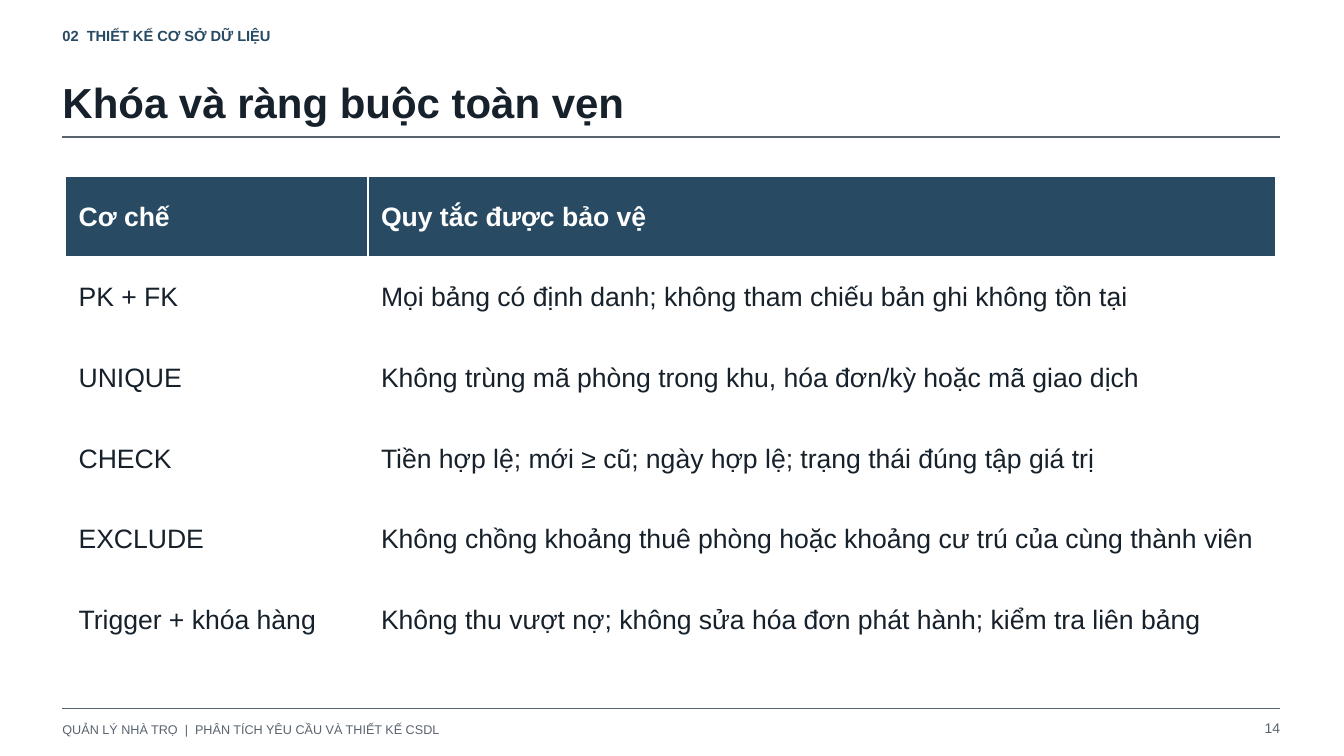
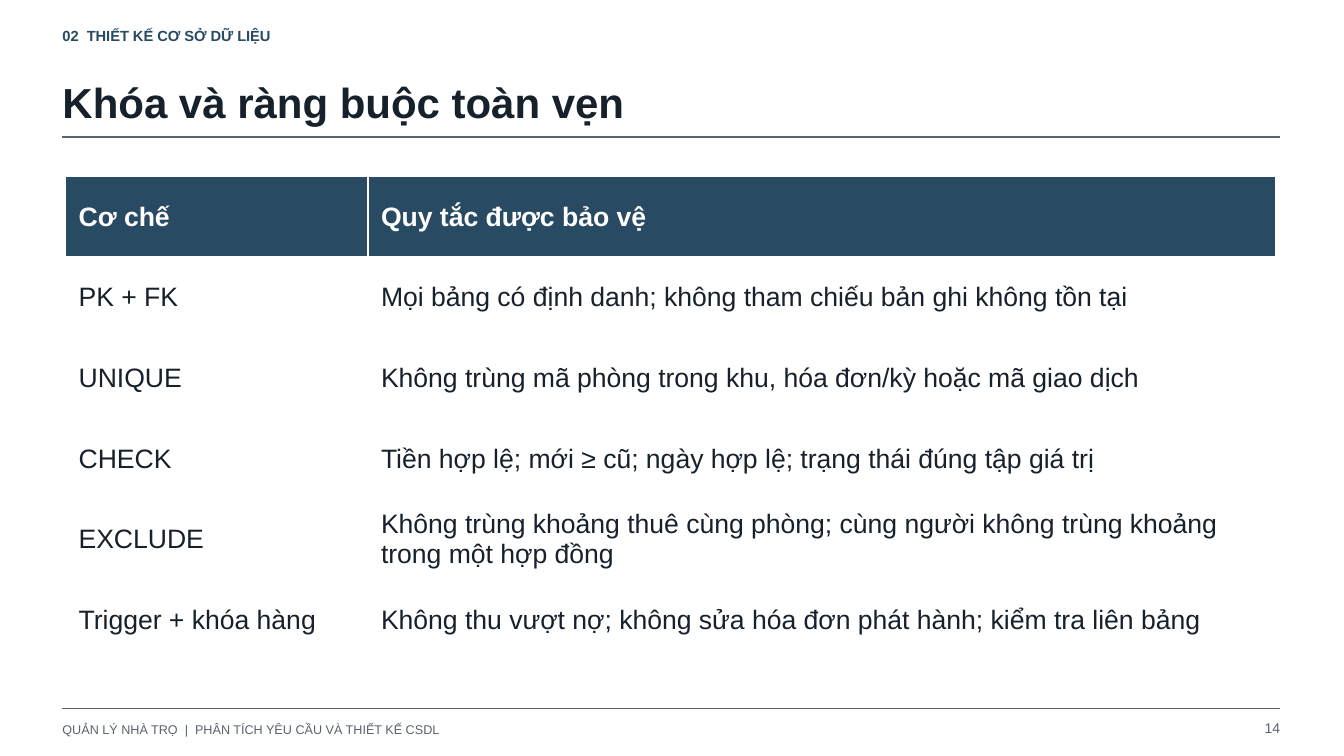
Before and after one commit to hieunofun/quanlytro, a slide deck: slide 14 of docs/thiet-ke-csdl-va-phan-tich-nghiep-vu.pptx. Drawn at 1344x756 pixels with LibreOffice and Linux fonts; fonts in the diff are those of the drawing. Boxes give left, top, right and bottom in pixels: in the first picture for what was removed or moved away, otherwise in the second. Text is boxed around its words. In the diff, an @@ line names an element or a change of style, - is before the commit and + after.

```diff
--- a/docs/thiet-ke-csdl-va-phan-tich-nghiep-vu.pptx
+++ b/docs/thiet-ke-csdl-va-phan-tich-nghiep-vu.pptx
@@ table at box(66, 176, 1275, 660) @@
-row 5, column 2: Không chồng khoảng thuê phòng hoặc khoảng cư trú của cùng thành viên
+row 5, column 2: Không trùng khoảng thuê cùng phòng; cùng người không trùng khoảng trong một hợp đồng
```
Also in this commit, not shown: 17 other slides changed, 15 other files.
